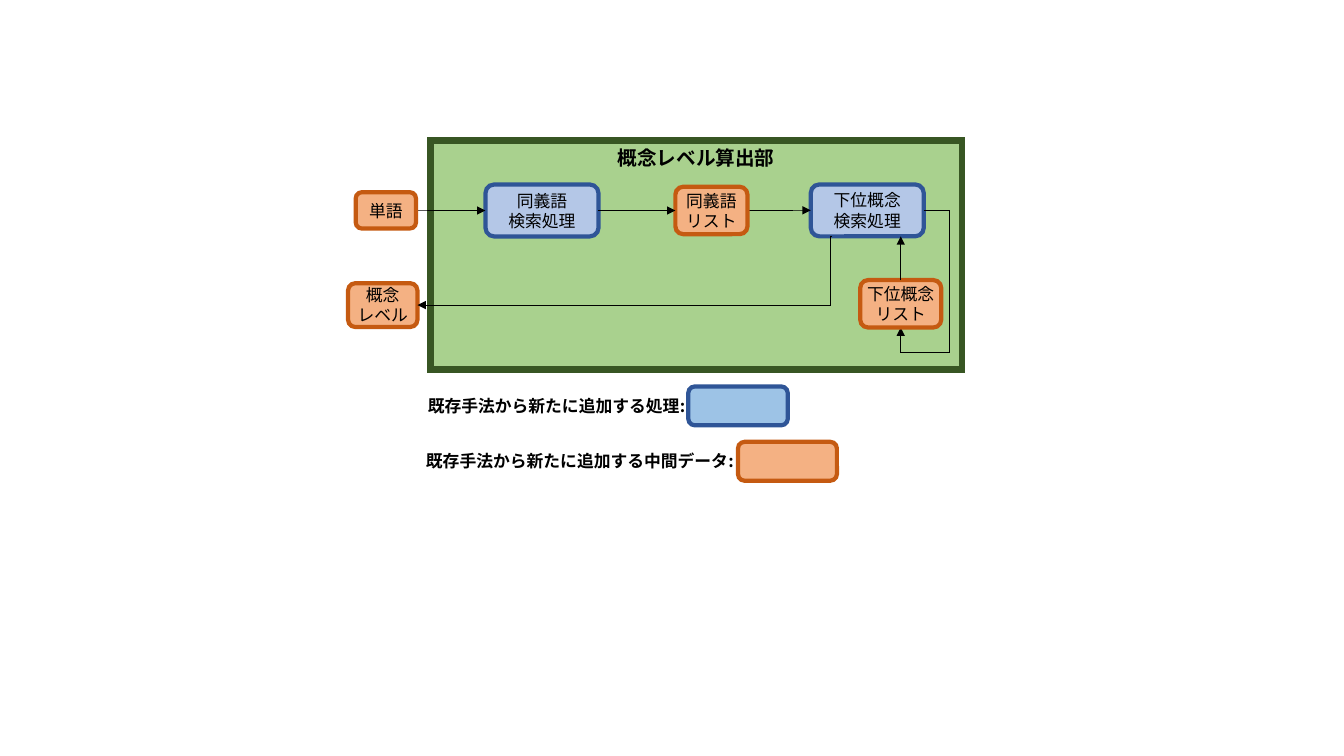
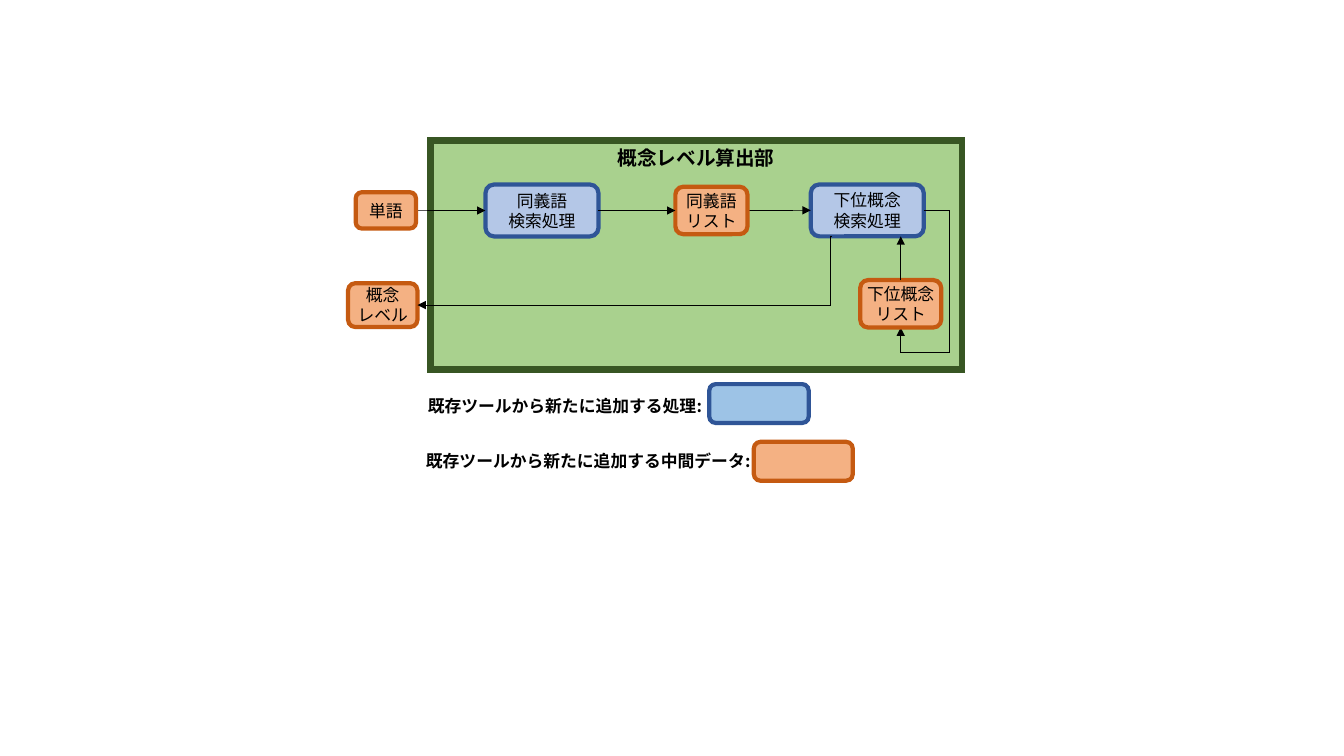
Before and after one commit to sugaken0528/masterPaper, a slide deck: slide 15 of image/sozai.pptx. Drawn at 1344x756 pixels with LibreOffice and Linux fonts; fonts in the diff are those of the drawing. Boxes give left, top, right and bottom in pixels: in the first picture for what was removed or moved away, otherwise in the second. Text is boxed around its words. In the diff, an @@ line names an element or a change of style, - is before the commit and + after.

```diff
--- a/image/sozai.pptx
+++ b/image/sozai.pptx
@@ rounded rectangle moved from (x1=689, y1=386, x2=788, y2=425) to (x1=710, y1=384, x2=810, y2=423) @@
@@ text at (x1=428, y1=397, x2=702, y2=414): text changed @@
-既存手法から新たに追加する処理:
+既存ツールから新たに追加する処理:
@@ rounded rectangle moved from (x1=738, y1=442, x2=837, y2=481) to (x1=754, y1=442, x2=853, y2=481) @@
@@ text at (x1=426, y1=452, x2=751, y2=469): text changed @@
-既存手法から新たに追加する中間データ:
+既存ツールから新たに追加する中間データ:
```
Also in this commit, not shown: 4 other slides changed, 12 other files.
